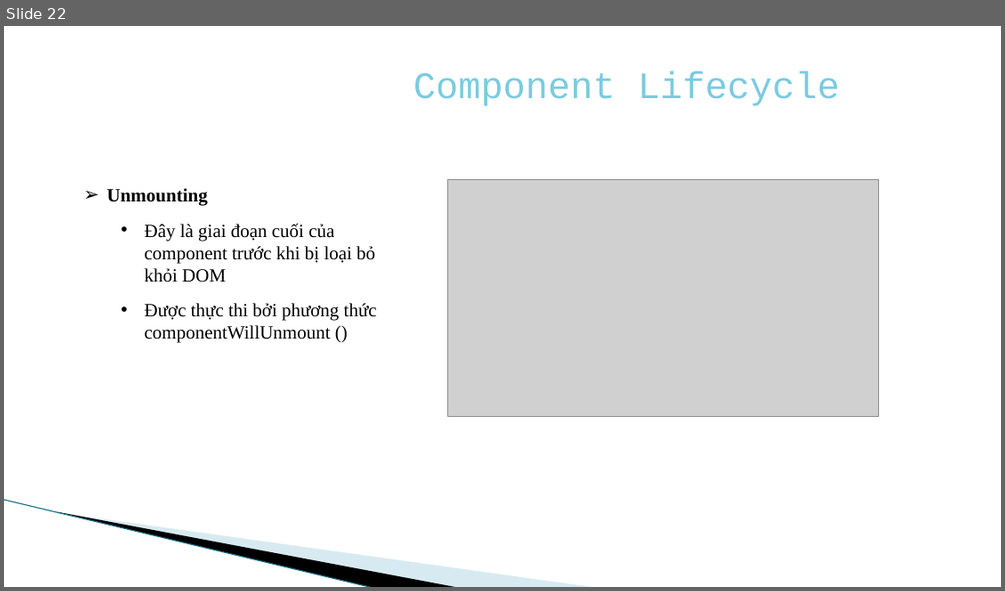
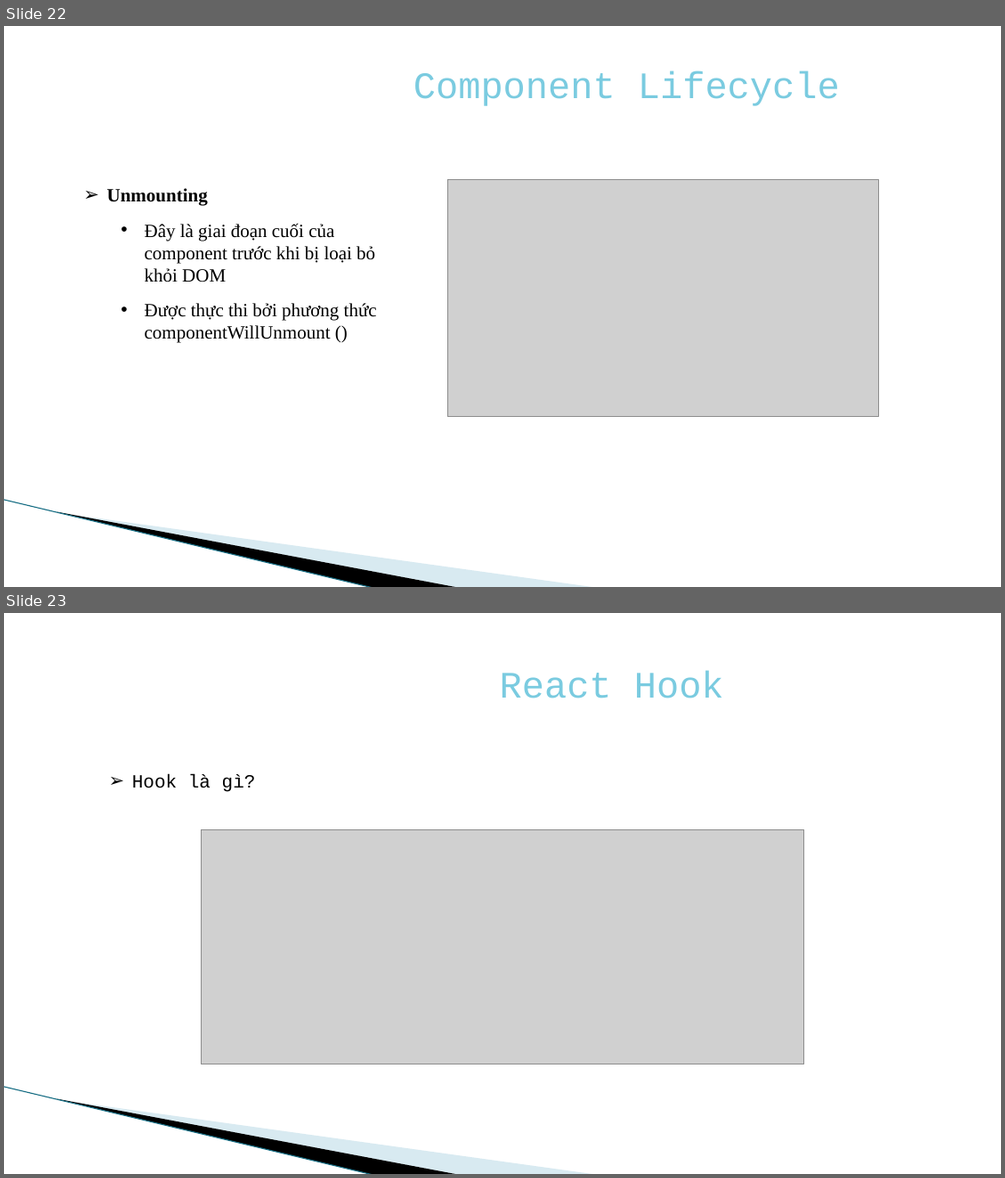
Before and after one commit to dungtranviet/demo, a slide deck: reactjs.pptx. Shown one above the other, each under a label of ours: slide 22 before the commit, slides 22 and 23 after it. The pictures are 1005x591 and 1005x1178 pixels, drawn with LibreOffice and Linux fonts; fonts in the diff are those of the drawing; grey boxes stand for pictures; background and template pictures are left out. Boxes give left, top, right and bottom in pixels: in the first picture for what was removed or moved away, otherwise in the second. Text is boxed around its words. In the diff, an @@ line names an element or a change of style, - is before the commit and + after.

```diff
--- a/reactjs.pptx
+++ b/reactjs.pptx
@@ slide 23 added at (4, 613, 1001, 1174), background #FFFFFF; not listed: 3 template elements that a slide beside it also shows @@
@@ text added at (500, 671, 724, 698), 36 pt, text #7ACBE0 @@
+React Hook
@@ text added at (132, 774, 256, 792), 18 pt, text #000000 @@
+➢ Hook là gì?
@@ picture added at (202, 830, 804, 1064) @@
```
Also in this commit, not shown: 9 other slides added, 6 other files.
